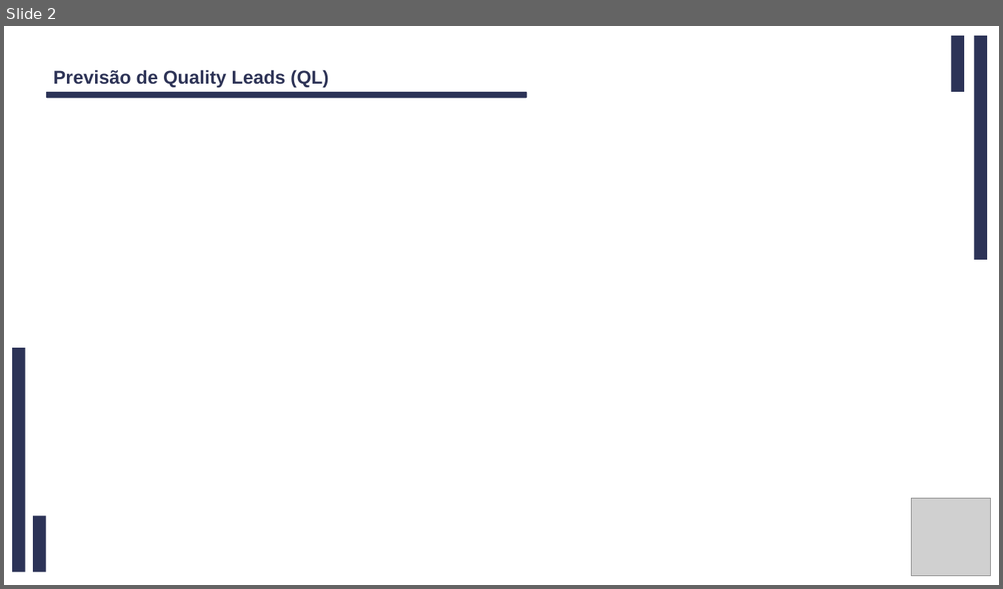
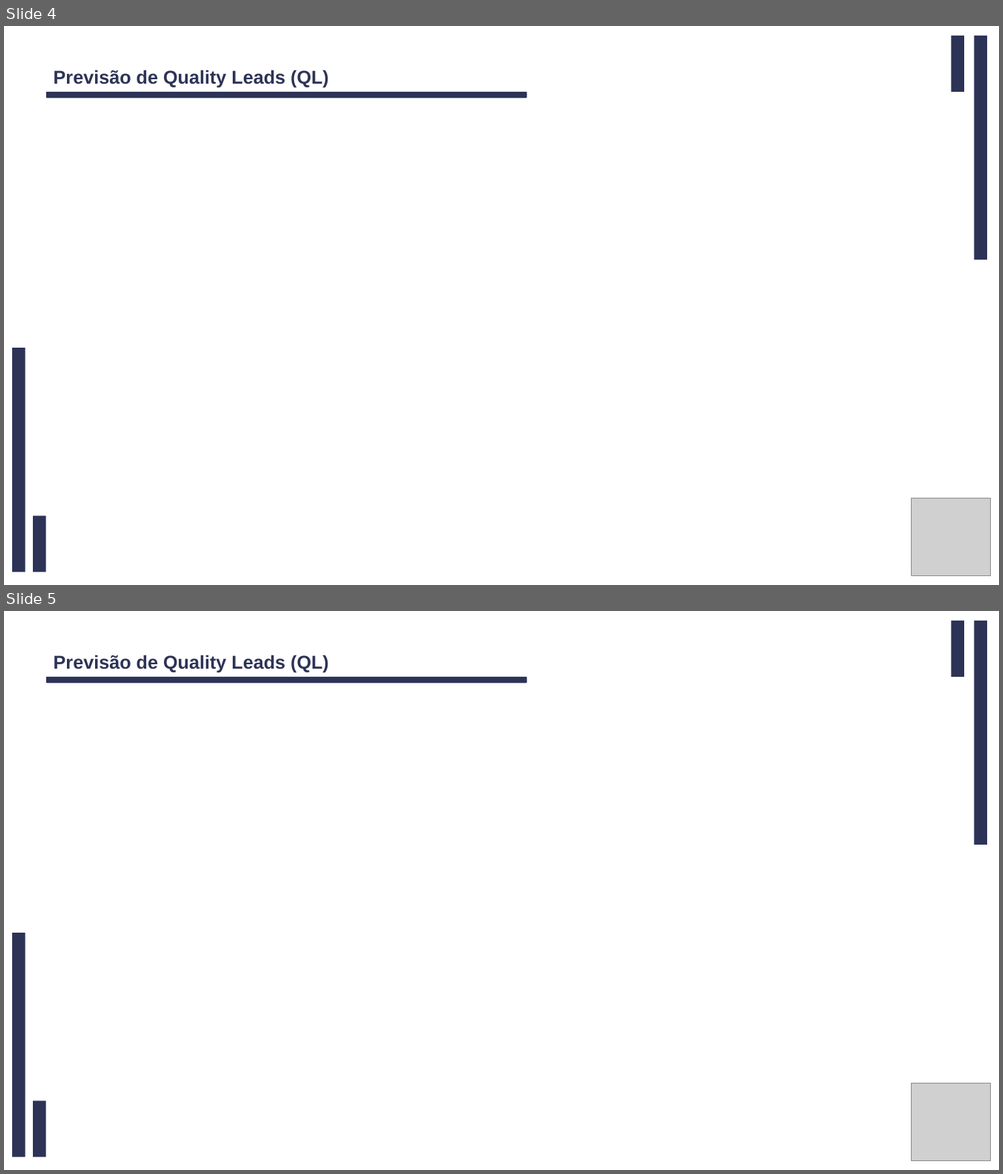
Before and after one commit to muriloms/nuvemshop-prediccion-ql, a slide deck: report/Nuvemshop_DT_.pptx. Shown one above the other, each under a label of ours: slide 2 before the commit, slides 4 and 5 after it. The pictures are 1003x589 and 1003x1174 pixels, drawn with LibreOffice and Linux fonts; fonts in the diff are those of the drawing; grey boxes stand for pictures. Boxes give left, top, right and bottom in pixels: in the first picture for what was removed or moved away, otherwise in the second. Text is boxed around its words. In the diff, an @@ line names an element or a change of style, - is before the commit and + after.

```diff
--- a/report/Nuvemshop_DT_.pptx
+++ b/report/Nuvemshop_DT_.pptx
@@ slide 5 added at (x1=4, y1=611, x2=999, y2=1170), background #FFFFFF @@
@@ rectangle added at (x1=950, y1=621, x2=964, y2=677), fill #2C3357 @@
@@ rectangle added at (x1=974, y1=621, x2=987, y2=846), fill #2C3357 @@
@@ text added at (x1=54, y1=655, x2=329, y2=672), 18 pt, text #2D3356, bold @@
+Previsão de Quality Leads (QL)
@@ rounded rectangle added at (x1=45, y1=677, x2=526, y2=683), fill #2C3357 @@
@@ rectangle added at (x1=12, y1=934, x2=25, y2=1158), fill #2C3357 @@
@@ picture added at (x1=911, y1=1083, x2=990, y2=1161) @@
@@ rectangle added at (x1=33, y1=1101, x2=45, y2=1157), fill #2C3357 @@
@@ what was slide 2 is now slide 4 @@
```
Also in this commit, not shown: 4 other slides added, 15 other files.
